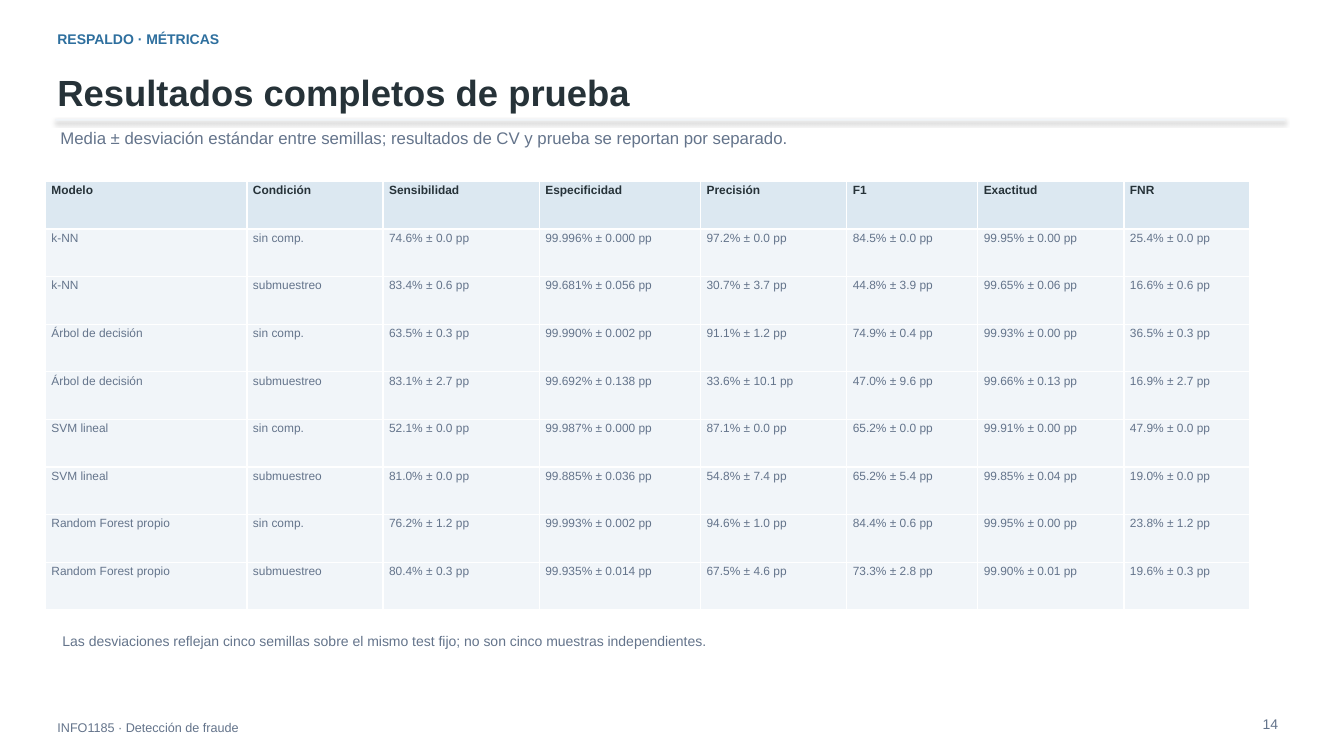
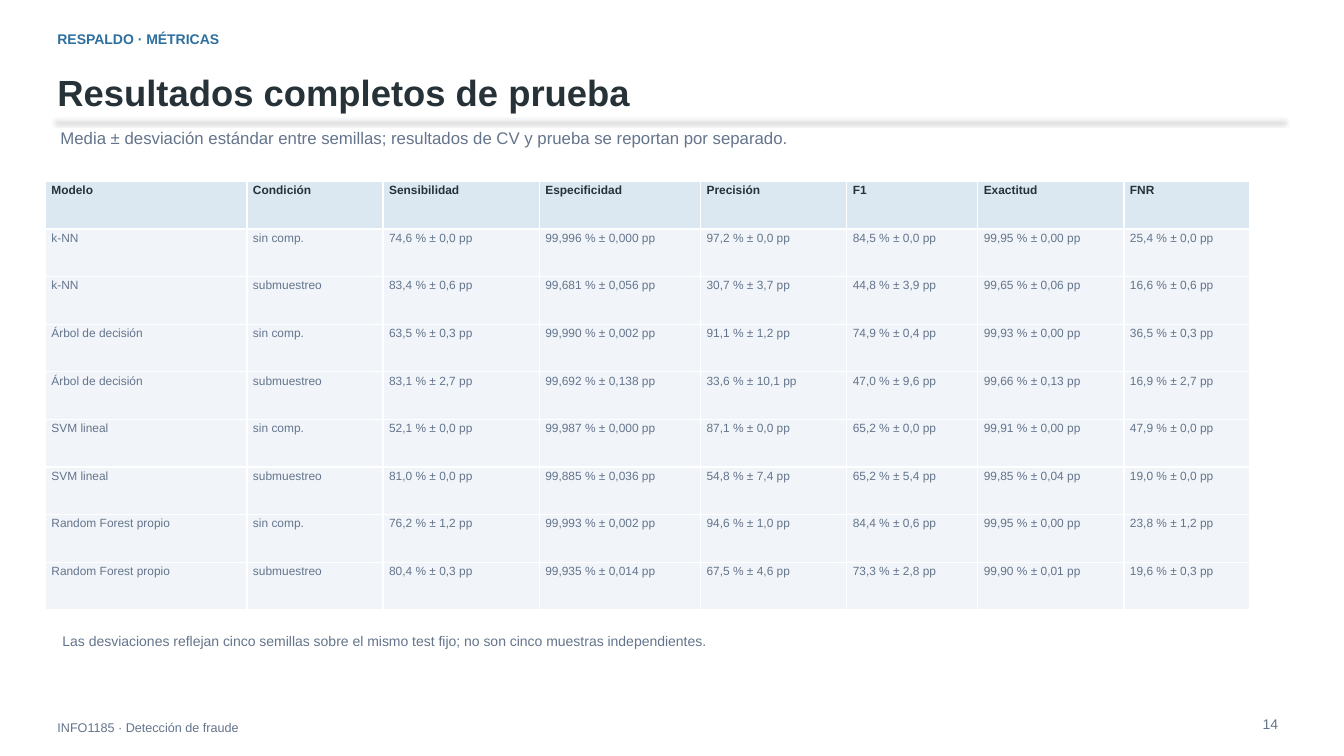
Before and after one commit to FernandoValdes01/Fraudetection, a slide deck: slide 14 of documentacion/presentacion/defensa_fraude.pptx. Drawn at 1344x756 pixels with LibreOffice and Linux fonts; fonts in the diff are those of the drawing. Boxes give left, top, right and bottom in pixels: in the first picture for what was removed or moved away, otherwise in the second. Text is boxed around its words. In the diff, an @@ line names an element or a change of style, - is before the commit and + after.

```diff
--- a/documentacion/presentacion/defensa_fraude.pptx
+++ b/documentacion/presentacion/defensa_fraude.pptx
@@ table at <box>45,181,1250,610</box> @@
-row 2: k-NN | sin comp. | 74.6% ± 0.0 pp | 99.996% ± 0.000 pp | 97.2% ± 0.0 pp | 84.5% ± 0.0 pp | 99.95% ± 0.00 pp | 25.4% ± 0.0 pp
+row 2: k-NN | sin comp. | 74,6 % ± 0,0 pp | 99,996 % ± 0,000 pp | 97,2 % ± 0,0 pp | 84,5 % ± 0,0 pp | 99,95 % ± 0,00 pp | 25,4 % ± 0,0 pp
-row 3: k-NN | submuestreo | 83.4% ± 0.6 pp | 99.681% ± 0.056 pp | 30.7% ± 3.7 pp | 44.8% ± 3.9 pp | 99.65% ± 0.06 pp | 16.6% ± 0.6 pp
+row 3: k-NN | submuestreo | 83,4 % ± 0,6 pp | 99,681 % ± 0,056 pp | 30,7 % ± 3,7 pp | 44,8 % ± 3,9 pp | 99,65 % ± 0,06 pp | 16,6 % ± 0,6 pp
-row 4: Árbol de decisión | sin comp. | 63.5% ± 0.3 pp | 99.990% ± 0.002 pp | 91.1% ± 1.2 pp | 74.9% ± 0.4 pp | 99.93% ± 0.00 pp | 36.5% ± 0.3 pp
+row 4: Árbol de decisión | sin comp. | 63,5 % ± 0,3 pp | 99,990 % ± 0,002 pp | 91,1 % ± 1,2 pp | 74,9 % ± 0,4 pp | 99,93 % ± 0,00 pp | 36,5 % ± 0,3 pp
-row 5: Árbol de decisión | submuestreo | 83.1% ± 2.7 pp | 99.692% ± 0.138 pp | 33.6% ± 10.1 pp | 47.0% ± 9.6 pp | 99.66% ± 0.13 pp | 16.9% ± 2.7 pp
+row 5: Árbol de decisión | submuestreo | 83,1 % ± 2,7 pp | 99,692 % ± 0,138 pp | 33,6 % ± 10,1 pp | 47,0 % ± 9,6 pp | 99,66 % ± 0,13 pp | 16,9 % ± 2,7 pp
-row 6: SVM lineal | sin comp. | 52.1% ± 0.0 pp | 99.987% ± 0.000 pp | 87.1% ± 0.0 pp | 65.2% ± 0.0 pp | 99.91% ± 0.00 pp | 47.9% ± 0.0 pp
+row 6: SVM lineal | sin comp. | 52,1 % ± 0,0 pp | 99,987 % ± 0,000 pp | 87,1 % ± 0,0 pp | 65,2 % ± 0,0 pp | 99,91 % ± 0,00 pp | 47,9 % ± 0,0 pp
-row 7: SVM lineal | submuestreo | 81.0% ± 0.0 pp | 99.885% ± 0.036 pp | 54.8% ± 7.4 pp | 65.2% ± 5.4 pp | 99.85% ± 0.04 pp | 19.0% ± 0.0 pp
+row 7: SVM lineal | submuestreo | 81,0 % ± 0,0 pp | 99,885 % ± 0,036 pp | 54,8 % ± 7,4 pp | 65,2 % ± 5,4 pp | 99,85 % ± 0,04 pp | 19,0 % ± 0,0 pp
-row 8: Random Forest propio | sin comp. | 76.2% ± 1.2 pp | 99.993% ± 0.002 pp | 94.6% ± 1.0 pp | 84.4% ± 0.6 pp | 99.95% ± 0.00 pp | 23.8% ± 1.2 pp
+row 8: Random Forest propio | sin comp. | 76,2 % ± 1,2 pp | 99,993 % ± 0,002 pp | 94,6 % ± 1,0 pp | 84,4 % ± 0,6 pp | 99,95 % ± 0,00 pp | 23,8 % ± 1,2 pp
-row 9: Random Forest propio | submuestreo | 80.4% ± 0.3 pp | 99.935% ± 0.014 pp | 67.5% ± 4.6 pp | 73.3% ± 2.8 pp | 99.90% ± 0.01 pp | 19.6% ± 0.3 pp
+row 9: Random Forest propio | submuestreo | 80,4 % ± 0,3 pp | 99,935 % ± 0,014 pp | 67,5 % ± 4,6 pp | 73,3 % ± 2,8 pp | 99,90 % ± 0,01 pp | 19,6 % ± 0,3 pp
```
Also in this commit, not shown: 7 other slides changed, 4 other files.
